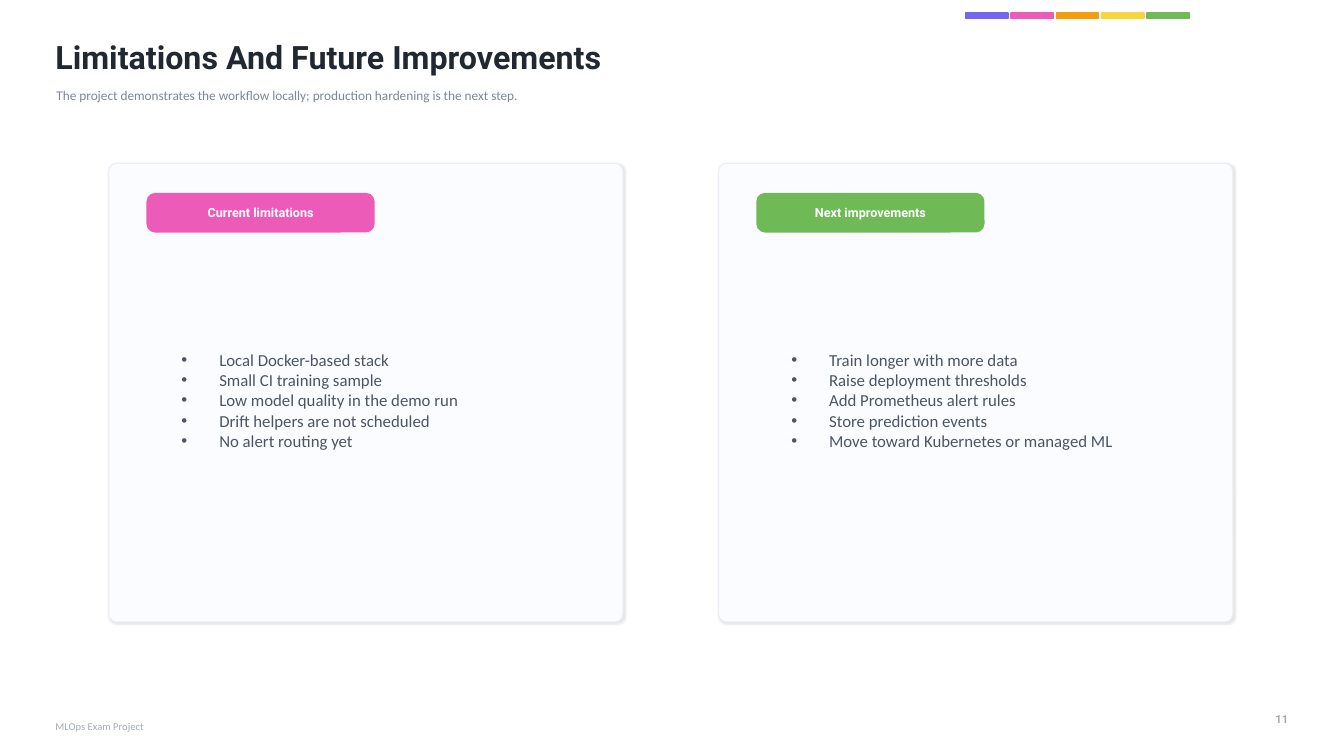
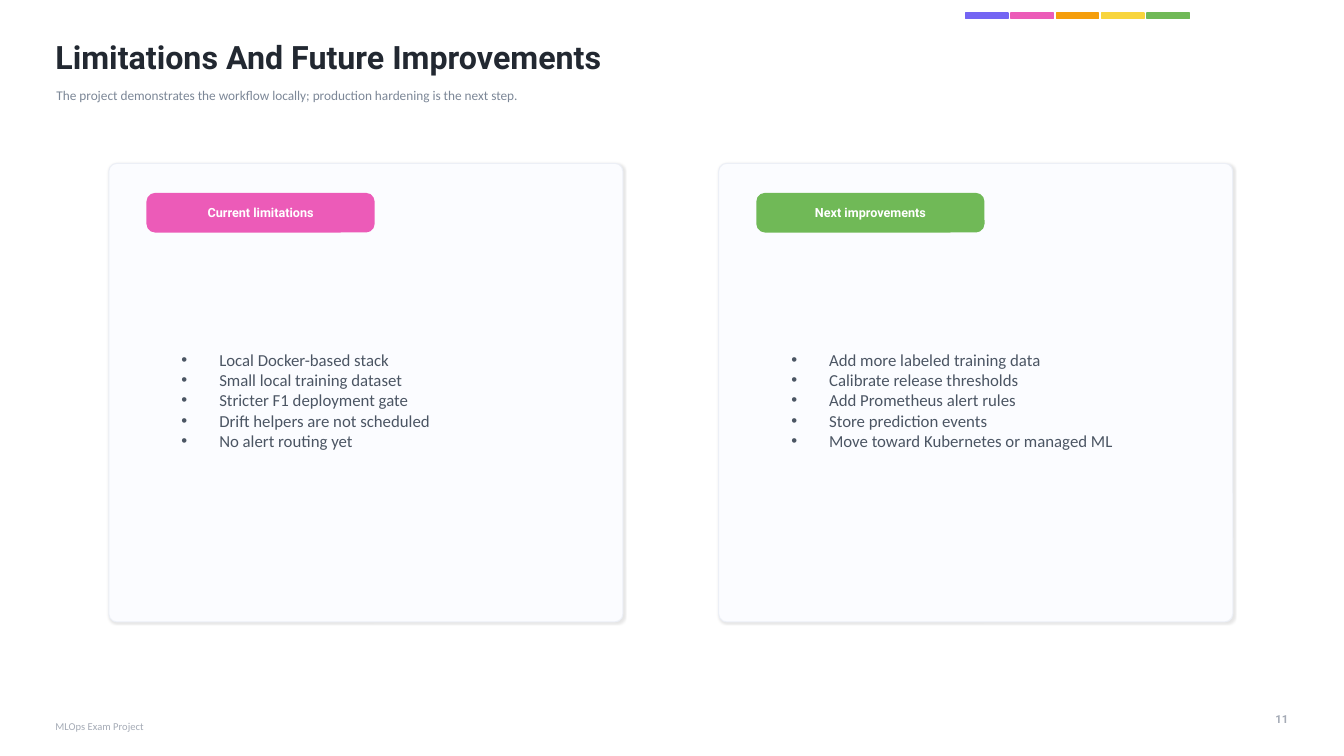
Before and after one commit to AyoubMoutik/mlops-project, a slide deck: slide 11 of report/mlops_project_presentation.pptx. Drawn at 1344x756 pixels with LibreOffice and Linux fonts; fonts in the diff are those of the drawing. Boxes give left, top, right and bottom in pixels: in the first picture for what was removed or moved away, otherwise in the second. Text is boxed around its words. In the diff, an @@ line names an element or a change of style, - is before the commit and + after.

Commit message:
Improve model training and update reporting evidence

```diff
--- a/report/mlops_project_presentation.pptx
+++ b/report/mlops_project_presentation.pptx
@@ text at <box>829,354,1040,386</box>: text changed @@
-• Train longer with more data
-• Raise deployment thresholds
+• Add more labeled training data
+• Calibrate release thresholds
@@ text at <box>219,374,408,409</box>: text changed @@
-• Small CI training sample
-• Low model quality in the demo run
+• Small local training dataset
+• Stricter F1 deployment gate
```
Also in this commit, not shown: 2 other slides changed, 20 other files.
